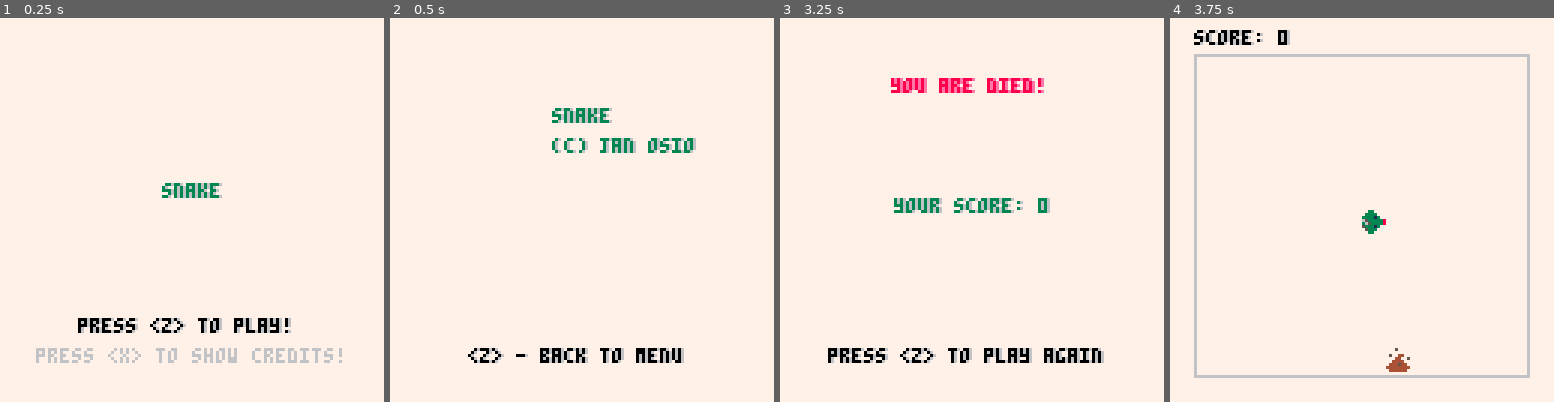
Above: before the commit, frames 1-4 (left to right).
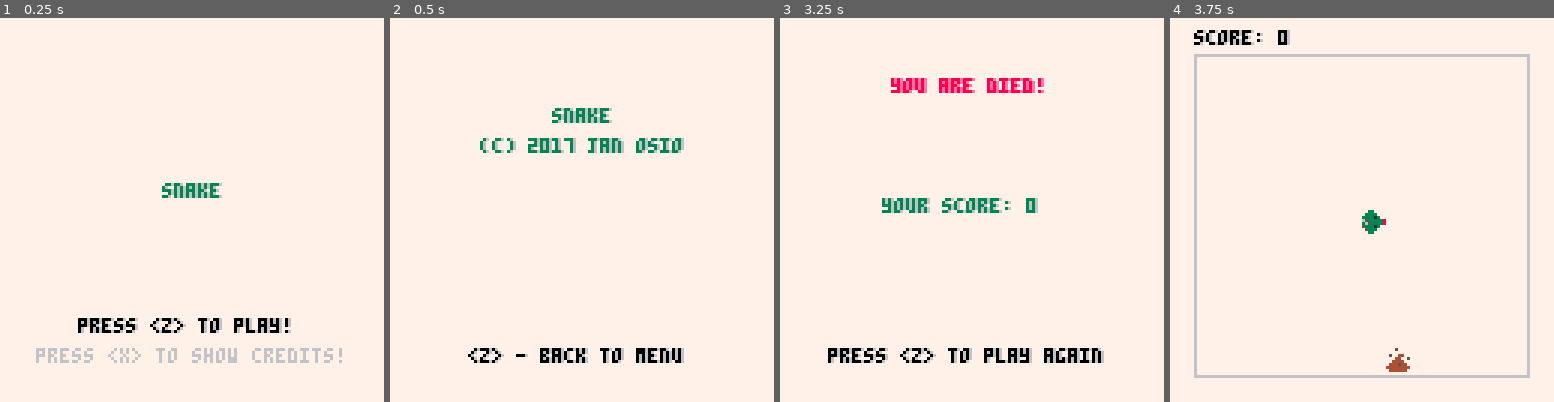
Above: after the commit, the same moments.

Repository: yahoor1/PICO-8
Game: PICO-8 cartridge Snake/snake.p8
Same seed, same stepped clock (60 frames per second), same inputs: the game is played once before the commit and once after it.
Inputs:
- Up to frame 1 (0.25 s): no input
- Up to frame 2 (0.5 s): tap X (X key) at 0.33 s
- Up to frame 3 (3.25 s): tap O (Z key) at 0.7, 1.7, 2.1, 2.5, 2.9 s; tap X (X key) at 1.07, 1.85, 2.97 s; hold Right 1.6-2.1 s; hold Up 2.15-2.42 s; hold Right 2.47-3.03 s; hold Left from 3.08 s (still down)
- Up to frame 4 (3.75 s): tap O (Z key) at 3.3, 3.7 s; release Left at 3.58 s; hold Down from 3.63 s (still down)

Frame 1 is identical in both runs. In frame 2, 1.4% of the frame differs, in the area x 23-80%, y 31-36%; in frame 3, 1.0%; in frame 4, nothing differs.

Commit message:
Changes text position

Diff:
--- a/Snake/snake.p8
+++ b/Snake/snake.p8
@@ -35,7 +35,7 @@
 function draw_credits()
 	cls(conf.background)
 	write("snake",54,30,3,6)
-	write("(c) jan osio",54,40,3,6)
+	write("(c) 2017 jan osio",30,40,3,6)
 	write("<z> - back to menu",26,110,0,6)
 end
 
@@ -55,7 +55,7 @@
 function draw_rip()
 	cls(conf.background)
 	write("you are died!",37,20,8,14)
-	write("your score: "..snake.length-1,38,60,3,6)
+	write("your score: "..snake.length-1,34,60,3,6)
 	write("press <z> to play again",16,110,0,6)
 end
 
